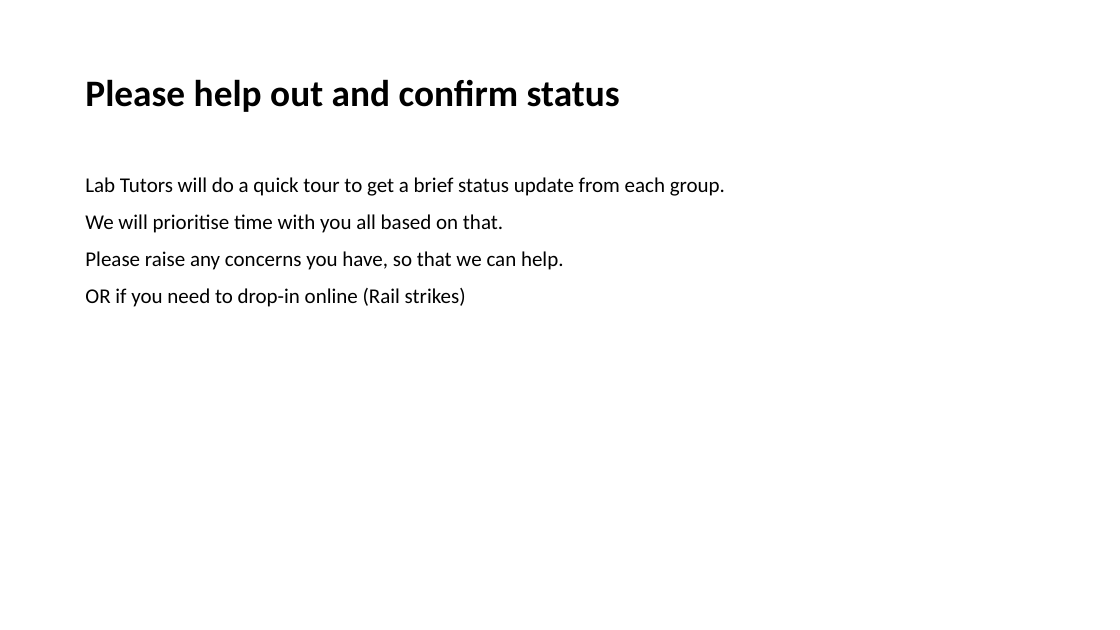
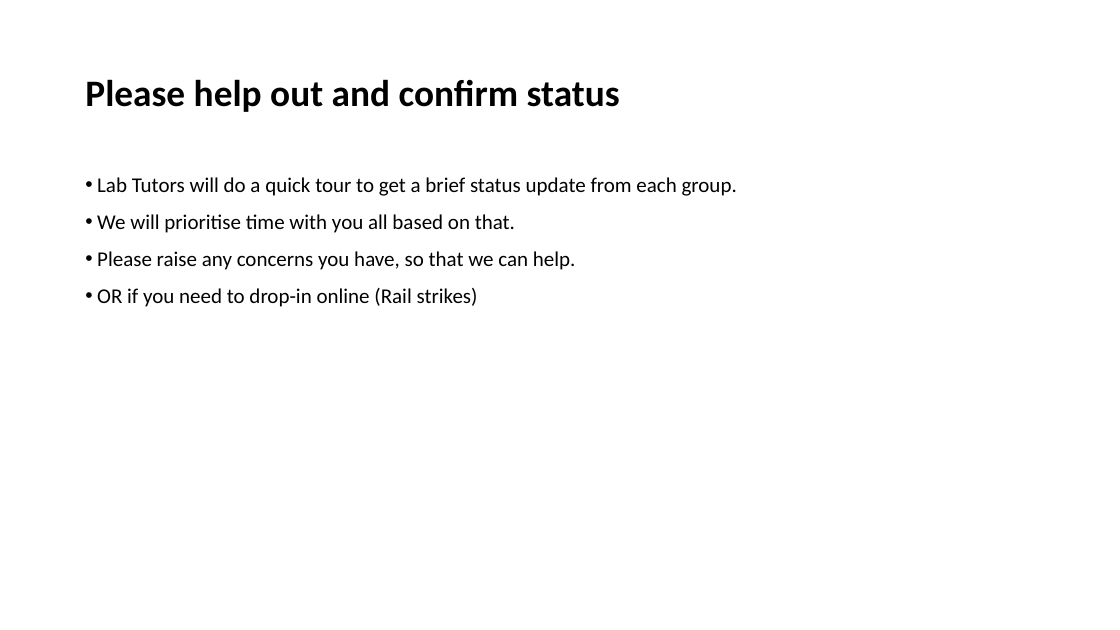
Before and after one commit to LittleMonkeyLab/PS52007Dslides, a slide deck: slide 7 of _site/lectures/Lecture10/Lecture10.pptx (slide 5 before the commit). Drawn at 1120x630 pixels with LibreOffice and Linux fonts; fonts in the diff are those of the drawing. Boxes give left, top, right and bottom in pixels: in the first picture for what was removed or moved away, otherwise in the second. Text is boxed around its words. In the diff, an @@ line names an element or a change of style, - is before the commit and + after.

```diff
--- a/_site/lectures/Lecture10/Lecture10.pptx
+++ b/_site/lectures/Lecture10/Lecture10.pptx
@@ text "Lab Tutors will do a ..." at (97,177,737,307): bullet none to • @@
```
Also in this commit, not shown: 8 other slides changed, 6 slides added, 10 other files.
